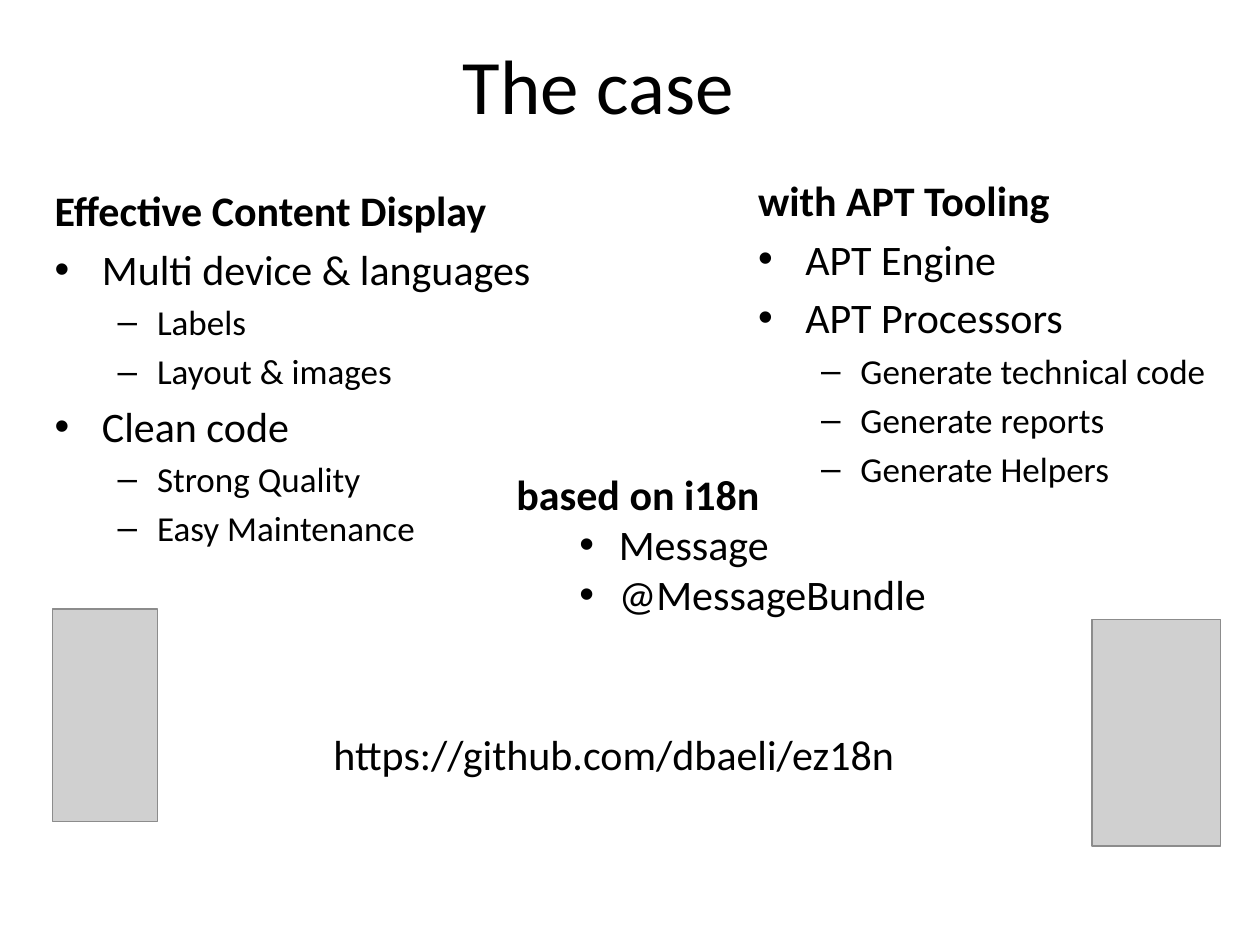
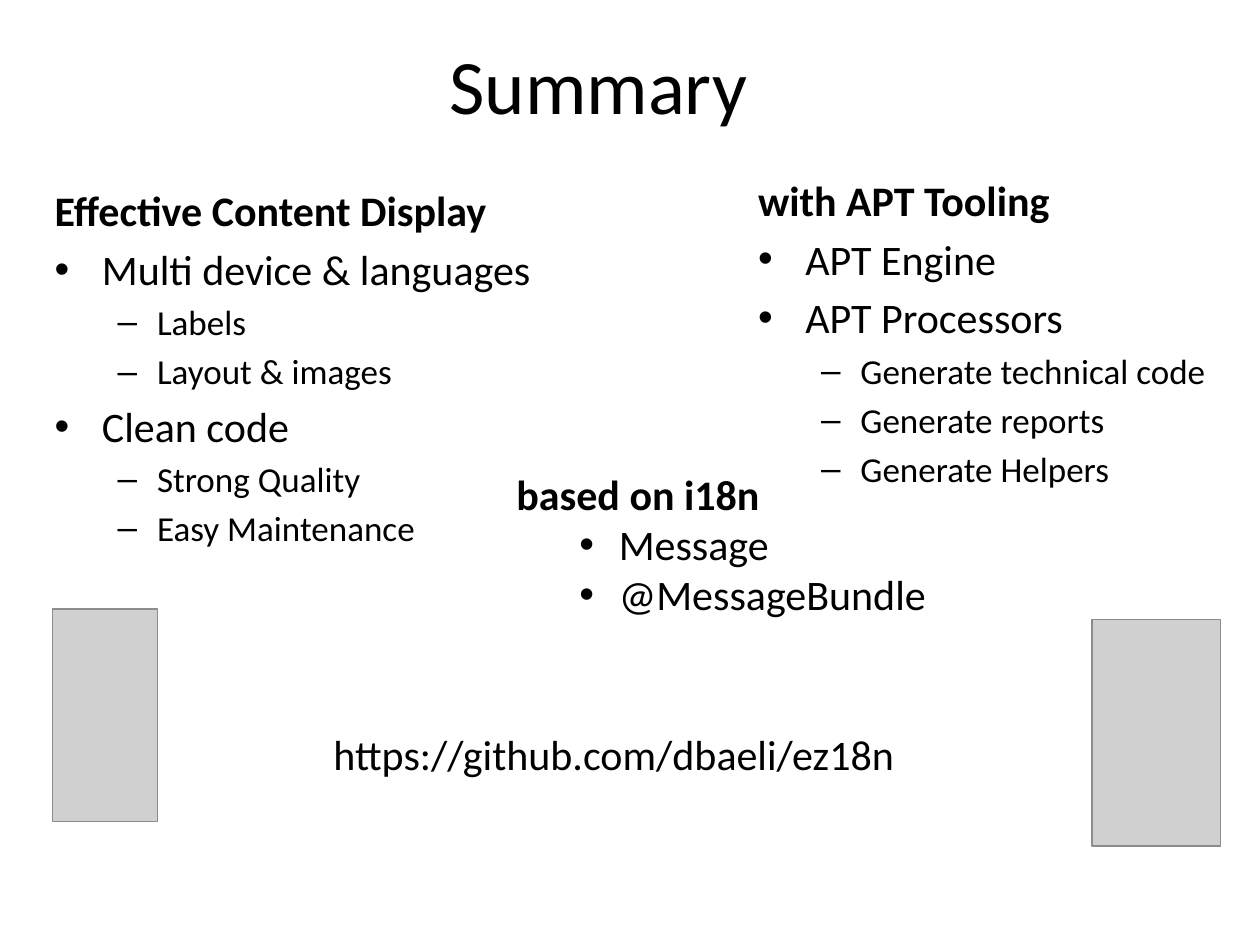
Before and after one commit to dbaeli/ez18n, a slide deck: slide 29 of ez18n-slides/javaone-2012/ez18n_javaone2012.pptx (slide 28 before the commit). Drawn at 1260x945 pixels with LibreOffice and Linux fonts; fonts in the diff are those of the drawing; grey boxes stand for pictures; background and template pictures are left out. Boxes give left, top, right and bottom in pixels: in the first picture for what was removed or moved away, otherwise in the second. Text is boxed around its words. In the diff, an @@ line names an element or a change of style, - is before the commit and + after.

```diff
--- a/ez18n-slides/javaone-2012/ez18n_javaone2012.pptx
+++ b/ez18n-slides/javaone-2012/ez18n_javaone2012.pptx
@@ title at <box>449,64,746,127</box>: text changed @@
-The case
+Summary
```
Also in this commit, not shown: 12 other slides changed, 2 slides added, 3 slides removed, 5 other files.
